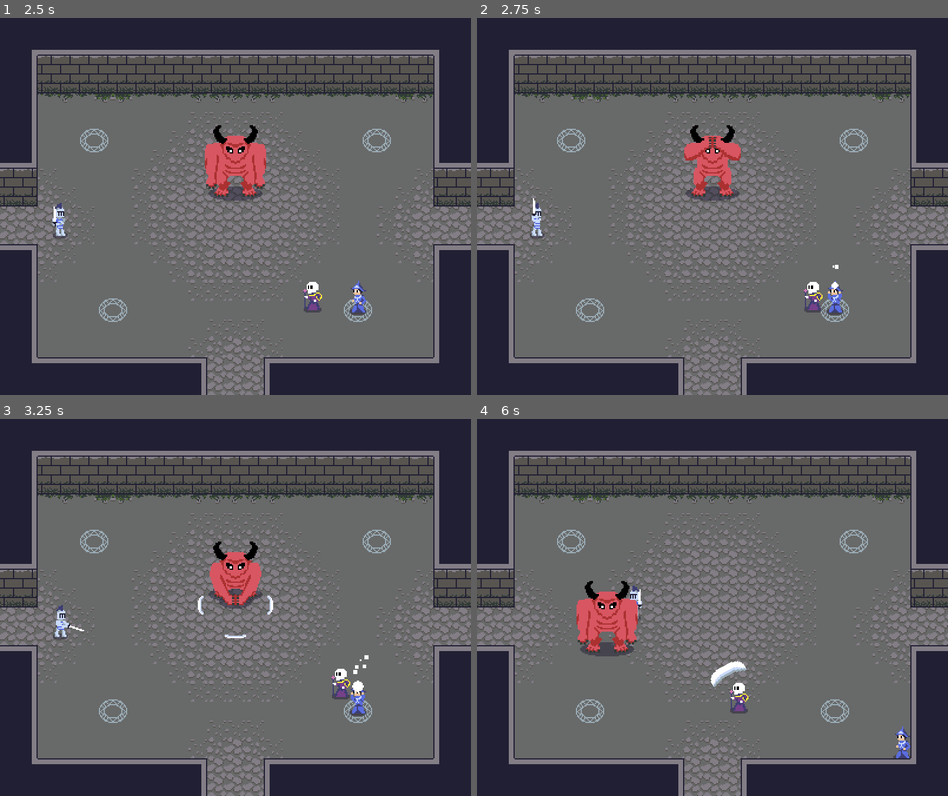
Above: before the commit, frames 1-4 (two rows, left to right).
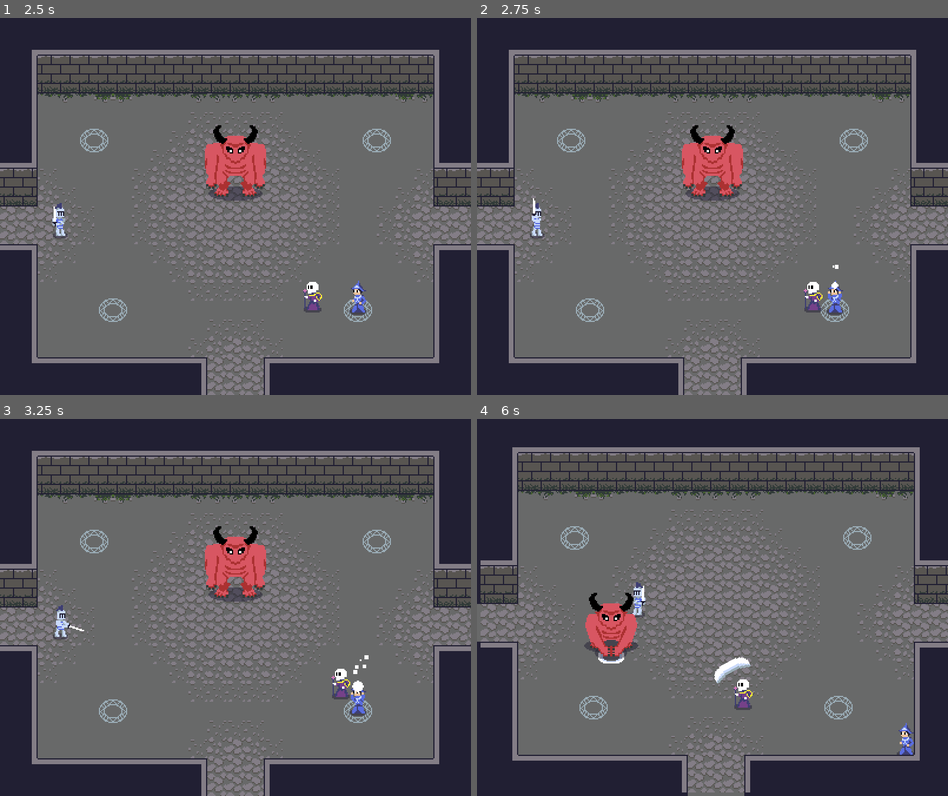
Above: after the commit, the same moments.

Repository: svntax/LD46-KeepItAlive
Game: Godot game, scene res://MainMenu/Main.tscn
Same seed, same stepped clock (60 frames per second), same inputs: the game is played once before the commit and once after it. The engine's default icon, where the game draws it, is replaced by a stand-in: a white triangle on a blue panel in a dark square.
Inputs (mouse positions are in pixels of both pictures, inside the frame that each line leads up to):
- Up to frame 1 (2.5 s): tap Enter (ui_accept) at 0.5, 0.77, 1.52 s; move the mouse to (339, 187) at 0.52 s; hold Right (MOVE_RIGHT) 0.53-1.28 s; click (339, 187) at 0.6 s; move the mouse to (141, 225) at 1.27 s; hold Down (MOVE_DOWN) 1.28-2.03 s; click (141, 225) at 1.35 s; move the mouse to (282, 123) at 2.02 s; hold Right (MOVE_RIGHT) from 2.03 s (still down); click (282, 123) at 2.1 s
- Up to frame 2 (2.75 s): keep holding Right (MOVE_RIGHT)
- Up to frame 3 (3.25 s): move the mouse to (211, 682) at 2.77 s; release Right (MOVE_RIGHT) at 2.78 s; hold Up (MOVE_UP) from 2.78 s (still down); click (211, 682) at 2.85 s; tap Enter (ui_accept) at 3.02 s
- Up to frame 4 (6 s): move the mouse to (853, 664) at 3.52 s; release Up (MOVE_UP) at 3.53 s; hold Left (MOVE_LEFT) 3.53-5.03 s; click (853, 664) at 3.6 s; tap Enter (ui_accept) at 3.77, 4.52 s; move the mouse to (571, 550) at 4.27 s; click (571, 550) at 4.35 s; move the mouse to (736, 607) at 5.02 s; hold Down (MOVE_DOWN) 5.03-5.78 s; click (736, 607) at 5.1 s; move the mouse to (641, 513) at 5.77 s; hold Right (MOVE_RIGHT) from 5.78 s (still down); click (641, 513) at 5.85 s

Frame 1 is identical in both runs. In frame 2, 0.6% of the frame differs, in the area x 43-57%, y 31-46%; in frame 3, 1.6%; in frame 4, 25%, in the area x 0-100%, y 7-100%.

Commit message:
Make Nearby Enemies Trigger Smash Attacks
Changed from being on a pure timer loop to being
triggered by nearby enemies. Should make the attacks
smarter but needs tuning.

Diff:
--- a/Allies/Boss.gd
+++ b/Allies/Boss.gd
@@ -24,6 +24,10 @@
 onready var AGGRO_RANGE = 300
 onready var SPEED = 500
 onready var MOVEMENT_DURATION = 0.2
+onready var SMASH_RANGE = 50
+onready var SMASH_INTERVAL = 2
+
+onready var can_attack = true
 
 func _ready():
     shoot_timer.connect("timeout", self, "_shoot_cooldown_finished")
@@ -63,14 +67,17 @@
     if distance < AGGRO_RANGE:
         go_towards_adversary = 1
     var direction = go_towards_adversary * global_position.direction_to(get_coords_of_closest_adversary())
-    var random_offset = Vector2(randf(), randf()).normalized();
-    return (direction + random_offset * random_offset_factor).normalized();
+    var random_offset = Vector2(randf(), randf()).normalized()
+    return (direction + random_offset * random_offset_factor).normalized()
 
 #func get_vector_to_center_screen() -> Vector2:
 #    var viewport_rect = get_viewport_rect()
 #    print("ViewPort Position", viewport_rect.position)
 #    print("ViewPort Size", viewport_rect.size)
 #    return global_position
+
+func get_distance_from_nearest_adversary() -> float:
+    return global_position.distance_to(get_coords_of_closest_adversary())
 
 func get_coords_of_closest_adversary() -> Vector2:
     # Todo also have the monster included in this consideration
@@ -120,12 +127,21 @@
     if knockback_velocity.length() > 0:
         knockback_velocity = knockback_velocity.linear_interpolate(Vector2.ZERO, 0.1)
 
+
+    if can_attack and get_distance_from_nearest_adversary() < SMASH_RANGE:
+        can_attack = false
+        shoot_timer.wait_time = SMASH_INTERVAL
+        shoot_timer.start()
+        animation_player.play("smash_attack")
+
+
     move_and_slide(velocity + knockback_velocity)
 
 func _shoot_cooldown_finished():
     #shoot_bullet()
     # Disabled shooting for now
-    animation_player.play("smash_attack")
+    can_attack = true
+
 
 func _begin_movement():
     velocity = get_new_movement_direction() * SPEED
